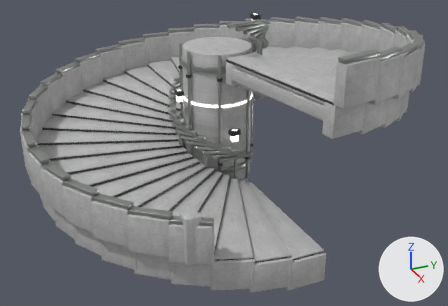
A saved change to the glTF model public/assets/blender/hab_stair_v4.glb.
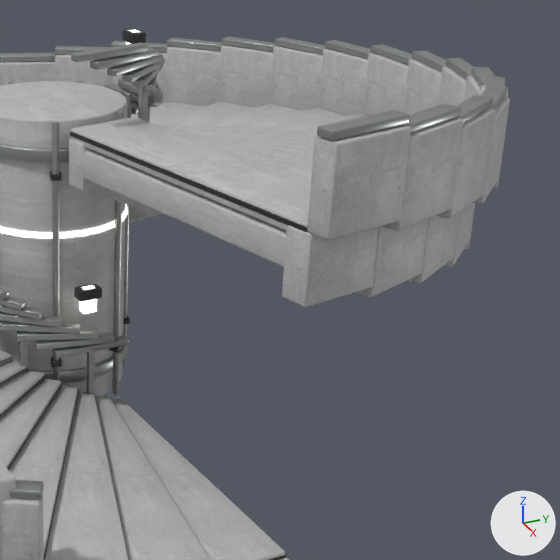
Each version is shown whole from a 50 mm lens placed at (16.25, -7.1, 8.64), pointed at (0.61, -0.06, 0.82), then close up on the part from 43% to 100% of the width and 0% to 83% of the height. The lights are fixed; the arrows at lower right show +X, +Y and +Z. The older version's two pictures come first. Vertices at exactly the same position are counted once.

The first close-up shows 'HabStair'.
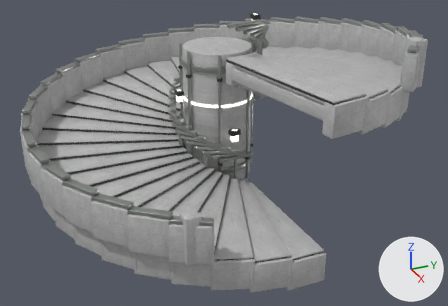
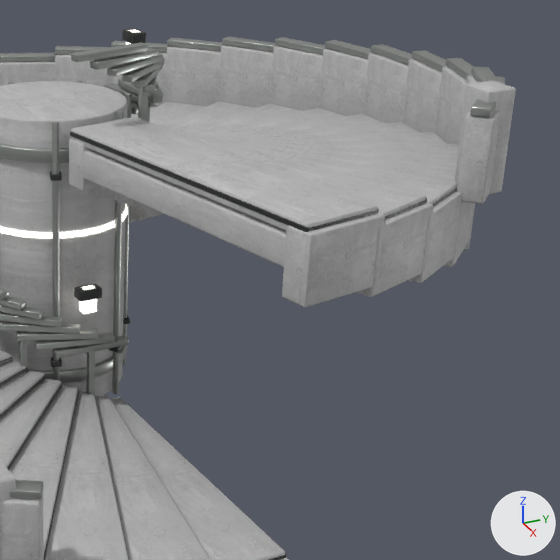
Changed parts and their boxes [x1, y1, x2, y2] in the close-ups (560 x 560 px):
'HabStair', reshaped
    before: [0, 28, 510, 560]
    after: [0, 28, 516, 560]
part 1 of me_cube_1571, added
    after: [454, 81, 516, 194]
part 2 of me_cube_1571, deleted
    before: [307, 95, 496, 240]

Diff of the bpy script that builds the scene:
```diff
--- a/public/assets/blender/hab_stair_v4.glb.py
+++ b/public/assets/blender/hab_stair_v4.glb.py
@@ me_cube_1571 @@
 # used by ob_habstair; location = (3.3, 0.0, 0.0)
-me_cube_1571.from_pydata(...)  # 20960 vertices, 40476 faces; spans x -9.02..2.42, y -5.72..5.72, z -0.8..5.0
+me_cube_1571.from_pydata(...)  # 20680 vertices, 39936 faces; spans x -9.02..2.18, y -5.72..5.72, z -0.8..4.91
+# me_cube_1571 part 1: a new loose piece of 56 vertices spanning x 0.76..1.16, y 3.37..3.77, z 3.56..4.8, in mat_habconcrete
+# me_cube_1571 part 2: 6 loose pieces with 336 vertices, spanning x 1.13..2.42, y 0.43..3.3, z 3.67..5.0, are deleted
 me_cube_1571.materials.append(mat_habconcrete)
```
